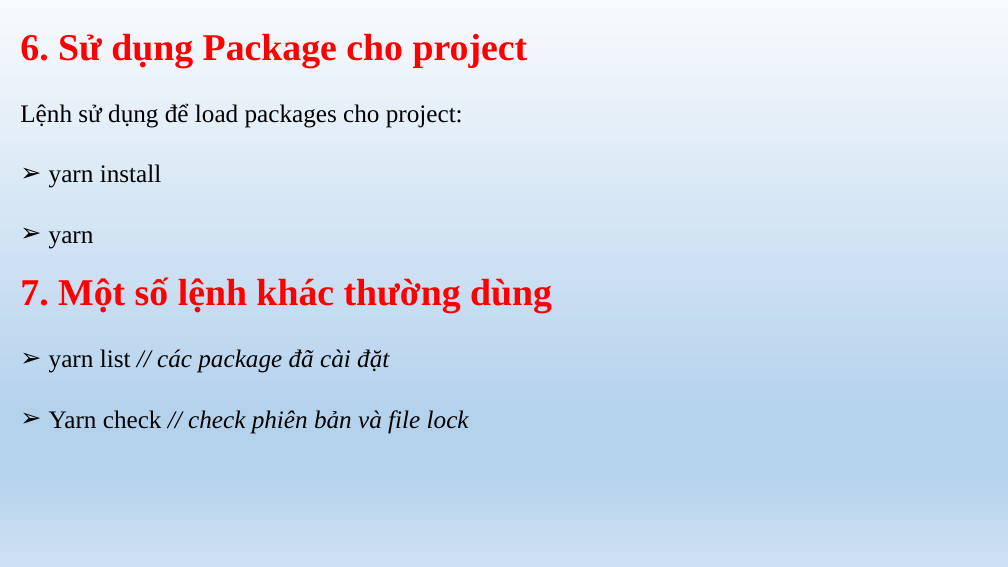
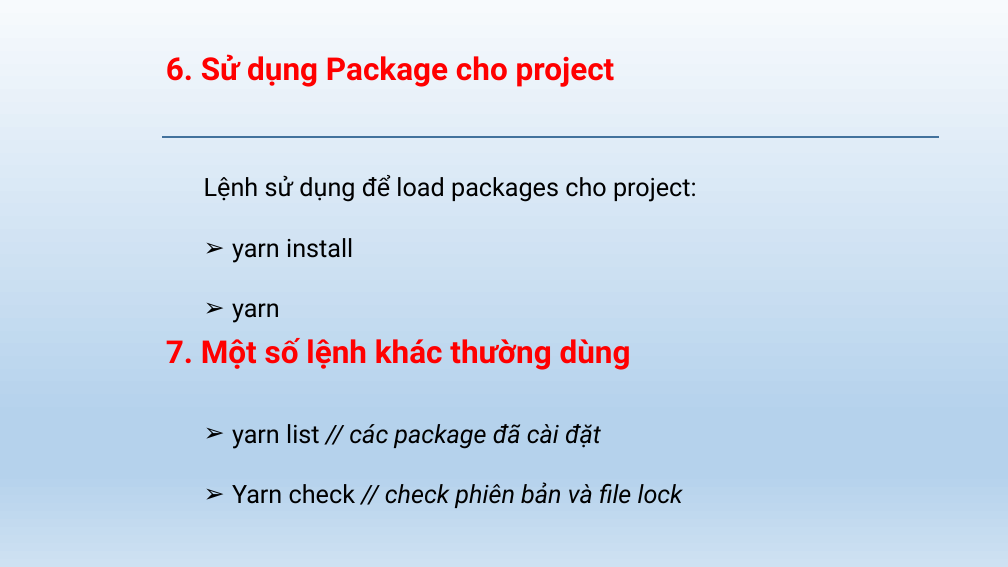
Before and after one commit to daotuyen9244/Indruino-Iot-Project, a slide deck: slide 10 of FW/Phuc/WEEK1_yarn & npm/slite yarn_npm.pptx (slide 9 before the commit). Drawn at 1008x567 pixels with LibreOffice and Linux fonts; fonts in the diff are those of the drawing; background and template pictures are left out. Boxes give left, top, right and bottom in pixels: in the first picture for what was removed or moved away, otherwise in the second. Text is boxed around its words. In the diff, an @@ line names an element or a change of style, - is before the commit and + after.

```diff
--- a/FW/Phuc/WEEK1_yarn & npm/slite yarn_npm.pptx
+++ b/FW/Phuc/WEEK1_yarn & npm/slite yarn_npm.pptx
@@ text "6. Sử dụng Package cho ...": place and size @@
-text "6. Sử dụng Package cho ..." at bbox=[20, 33, 528, 68]
+text "6. Sử dụng Package cho ..." at bbox=[166, 54, 615, 87]
@@ text "6. Sử dụng Package cho ..." at bbox=[166, 54, 615, 87]: size 36 to 30 pt, font Times New Roman to Roboto @@
@@ rectangle added at bbox=[163, 136, 939, 138], fill #D9D9D9, outline #43739E 1 pt @@
@@ text "Lệnh sử dụng để load ...": place and size @@
-text "Lệnh sử dụng để load ..." at bbox=[20, 103, 463, 249]
+text "Lệnh sử dụng để load ..." at bbox=[204, 175, 697, 323]
@@ text "Lệnh sử dụng để load ..." at bbox=[204, 175, 697, 323]: font Times New Roman to Roboto @@
@@ text "7. Một số lệnh khác ..." at bbox=[166, 338, 631, 370]: size 36 to 30 pt, font Times New Roman to Roboto @@
@@ text "7. Một số lệnh khác ...": place and size @@
-text "7. Một số lệnh khác ..." at bbox=[20, 277, 552, 313]
+text "7. Một số lệnh khác ..." at bbox=[166, 338, 631, 370]
@@ text "yarn list // các package ...": place and size @@
-text "yarn list // các package ..." at bbox=[49, 349, 469, 434]
+text "yarn list // các package ..." at bbox=[232, 424, 683, 508]
@@ text "yarn list // các package ..." at bbox=[232, 424, 683, 508]: font Times New Roman to Roboto @@
```
Also in this commit, not shown: 16 other slides changed, 1 slide added, 12 other files.
